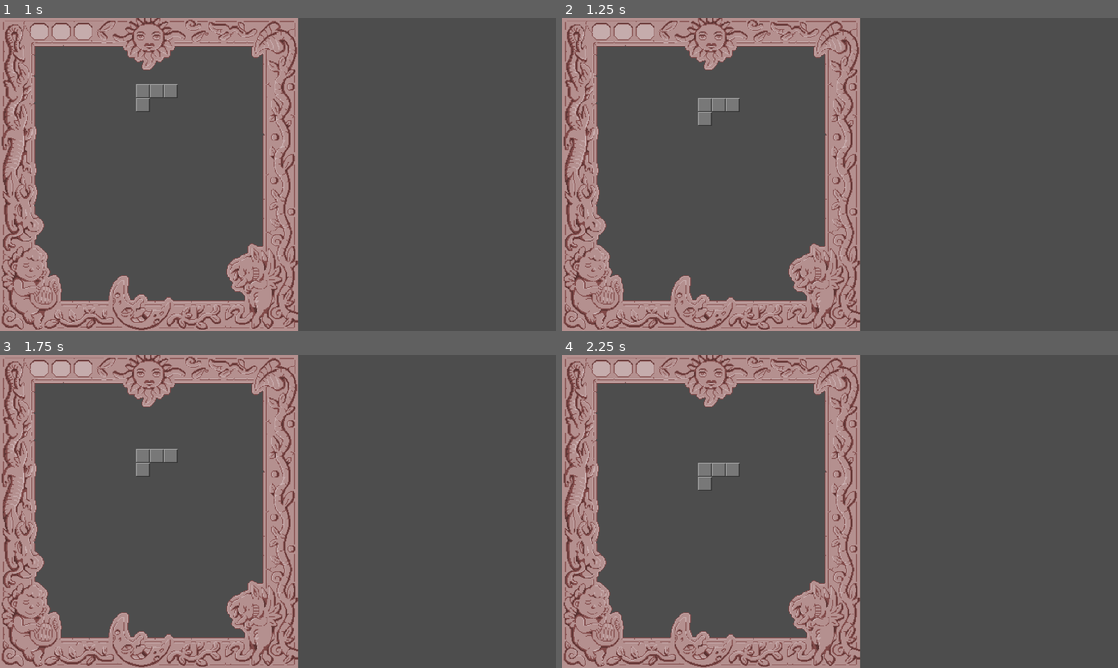
Above: before the commit, frames 1-4 (two rows, left to right).
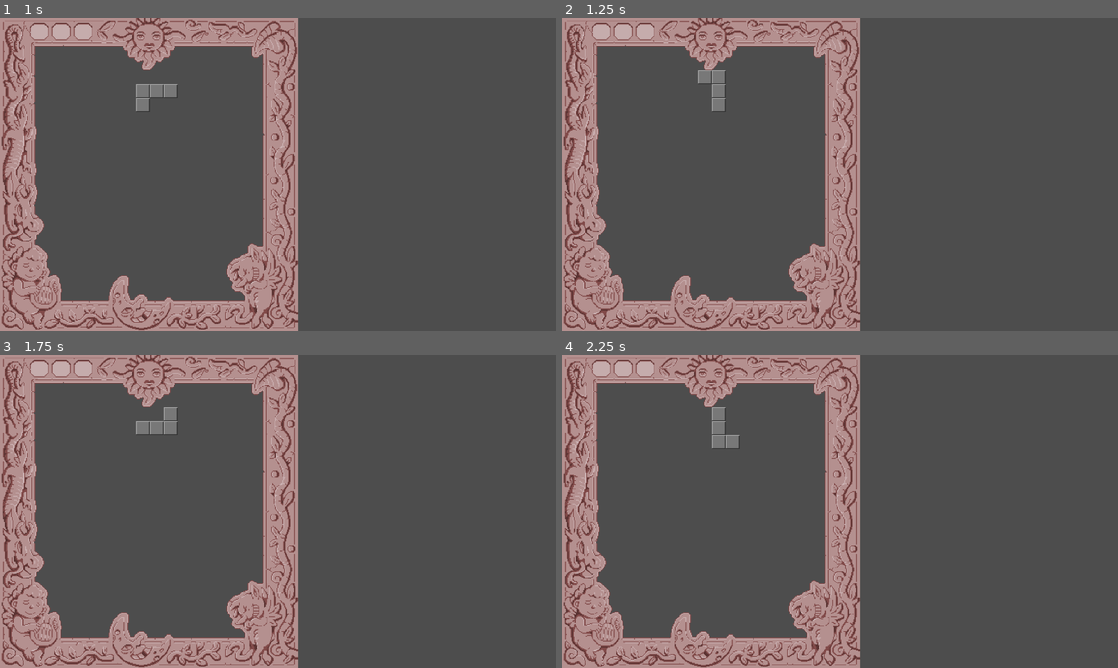
Above: after the commit, the same moments.

Repository: joaquimbrugues/santjordijam
Game: Godot game, scene res://escenes/nivell.tscn
Two runs of this game, one before a commit and one after it. Both use one fixed random seed, a clock stepped at 60 frames per second and the inputs below.
Inputs:
- Up to frame 1 (1 s): tap Enter at 0.5 s; hold R (peça_gira, bound only after the commit) from 0.53 s (still down)
- Up to frame 2 (1.25 s): keep holding R (peça_gira, bound only after the commit)
- Up to frame 3 (1.75 s): release R (peça_gira, bound only after the commit) at 1.28 s; tap S (peça_avall) at 1.35 s; tap R (peça_gira, bound only after the commit) at 1.55 s
- Up to frame 4 (2.25 s): tap Space at 2 s; hold D (peça_dreta) from 2.03 s (still down)

Frame 1 is identical in both runs. In frame 2, 0.6% of the frame differs, in the area x 24-32%, y 16-35%; in frame 3, 0.8%; in frame 4, 0.8%, in the area x 24-32%, y 16-44%.

Commit message:
Afegida rotació de la peça

Diff:
--- a/project.godot
+++ b/project.godot
@@ -47,6 +47,12 @@
 , Object(InputEventJoypadMotion,"resource_local_to_scene":false,"resource_name":"","device":-1,"axis":0,"axis_value":1.0,"script":null)
 ]
 }
+"peça_gira"={
+"deadzone": 0.2,
+"events": [Object(InputEventKey,"resource_local_to_scene":false,"resource_name":"","device":-1,"window_id":0,"alt_pressed":false,"shift_pressed":false,"ctrl_pressed":false,"meta_pressed":false,"pressed":false,"keycode":0,"physical_keycode":82,"key_label":0,"unicode":114,"location":0,"echo":false,"script":null)
+, Object(InputEventJoypadButton,"resource_local_to_scene":false,"resource_name":"","device":-1,"button_index":2,"pressure":0.0,"pressed":false,"script":null)
+]
+}
 
 [physics]
 
--- a/scripts/nivell.gd
+++ b/scripts/nivell.gd
@@ -33,6 +33,10 @@
 		elif Input.is_action_pressed("peça_dreta"):
 			# Mou peça cap a la dreta
 			proper_moviment = Moviments.Dreta
+		elif Input.is_action_pressed("peça_gira"):
+			# Gira la peça 90 graus en sentit horari
+			#TODO: Possible bug? Sembla que de vegades la peça gira dos cops seguits...
+			proper_moviment = Moviments.Gir
 
 # Aquesta funció es crida a cada tic del joc de tetris, i executarà el darrer moviment
 # que tingui desat a la variable `proper_moviment`,
@@ -46,8 +50,8 @@
 		Moviments.Dreta:
 			peça.posicio_seguent = peça.posicio + Vector2i.RIGHT
 		Moviments.Gir:
-			#TODO
-			print("La peça gira 90 graus en sentit horari!")
+			#TODO: Possible bug? Sembla que de vegades la peça gira dos cops seguits...
+			peça.gir_horari()
 
 	#TODO: Comprovar col·lisions aquí
 
--- a/scripts/peça.gd
+++ b/scripts/peça.gd
@@ -28,7 +28,7 @@
 # Funció usada només per a debugar
 func crea_exemple():
 	forma_actual = peces.pick_random()
-	forma_seguent = forma_actual
+	forma_seguent = forma_actual.duplicate()
 	posicio_seguent = posicio
 	posicio = Vector2i(ENTRADA_X, 0)
 	var index = randi_range(0, 7)
@@ -47,6 +47,12 @@
 # Mou i/o rota la peça
 func actualitza():
 	esborra_peça()
-	forma_actual = forma_seguent
+	forma_actual = forma_seguent.duplicate()
 	posicio = posicio_seguent
 	dibuixa_peça()
+
+# Prepara una rotació en sentit horari
+func gir_horari():
+	for index in forma_actual.size():
+		forma_seguent[index].x = - forma_actual[index].y
+		forma_seguent[index].y = forma_actual[index].x
Not shown, changed: README.md
